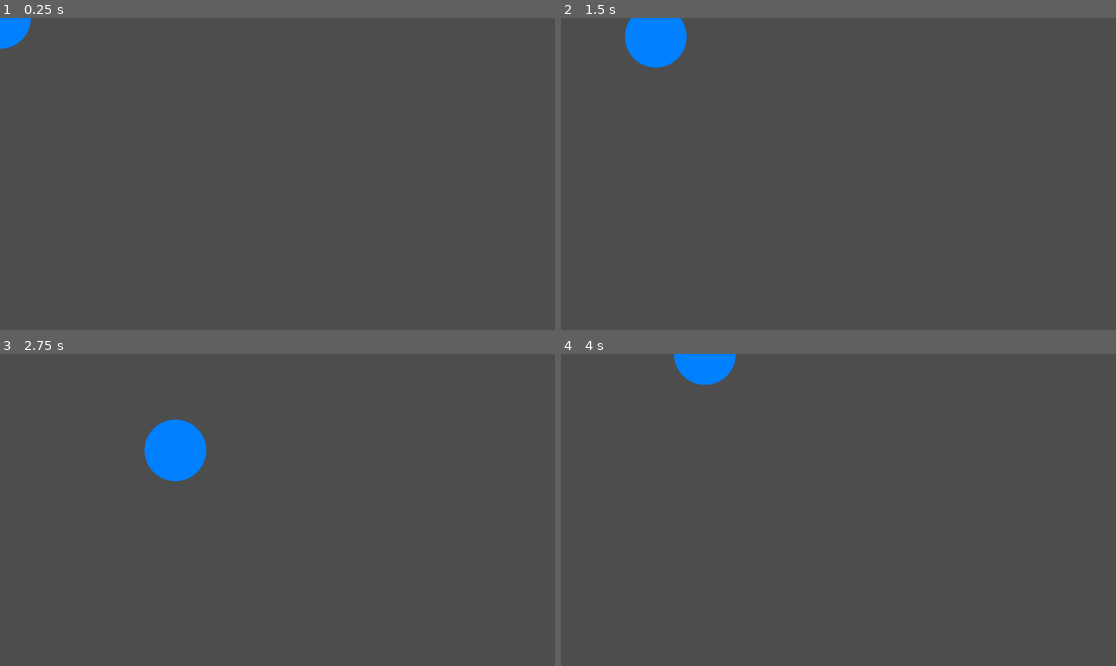
Above: before the commit, frames 1-4 (two rows, left to right).
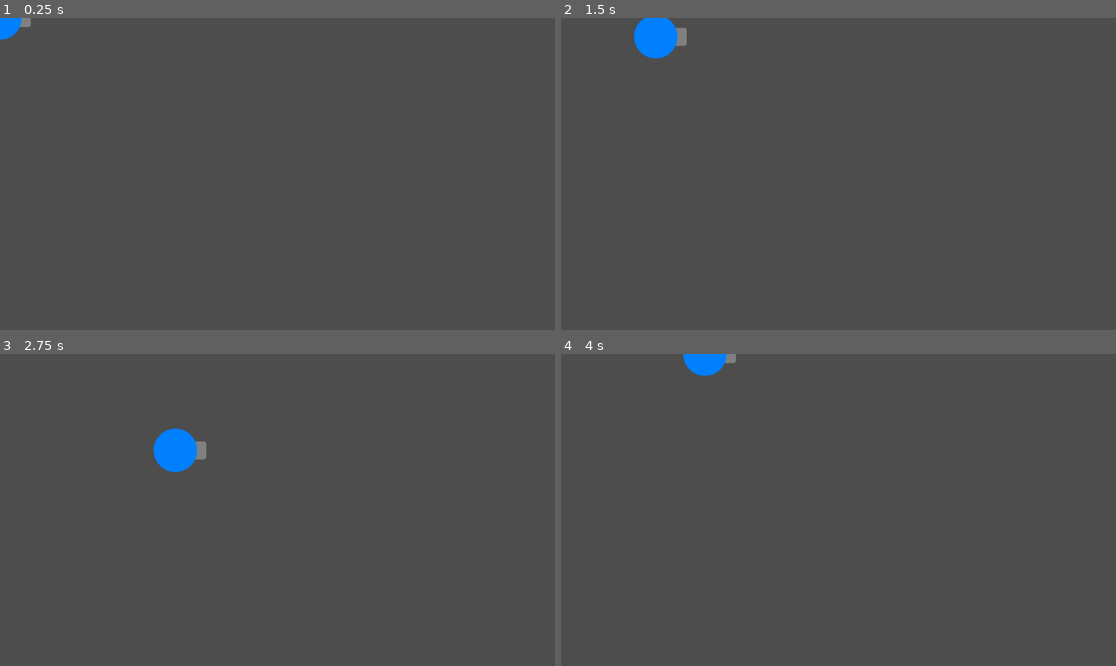
Above: after the commit, the same moments.

Repository: AkaExpress/SHMUP
Game: Godot game, scene res://Characters/player.tscn
Same seed, same stepped clock (60 frames per second), same inputs: the game is played once before the commit and once after it. The project has no main scene, so this scene is started directly.
Inputs:
- Up to frame 1 (0.25 s): no input
- Up to frame 2 (1.5 s): tap Enter at 0.5 s; hold Right (ui_right) 0.53-1.28 s; hold Down (ui_down) from 1.28 s (still down)
- Up to frame 3 (2.75 s): release Down (ui_down) at 2.03 s; hold Right (ui_right) from 2.03 s (still down)
- Up to frame 4 (4 s): release Right (ui_right) at 2.78 s; hold Up (ui_up) 2.78-3.53 s; hold Left (ui_left) from 3.53 s (still down)

The runs differ from the first frame. In frame 1, 0.2% of the frame differs, in the area x 0-6%, y 0-11%; in frame 2, 0.7%; in frame 3, 0.9%, in the area x 26-38%, y 20-41%; in frame 4, 0.5%.

Commit message:
Enemy and player sprite changes

Diff:
--- a/Characters/enemy.tscn
+++ b/Characters/enemy.tscn
@@ -1,10 +1,10 @@
-[gd_scene load_steps=4 format=3 uid="uid://c71s3g10uciq2"]
+[gd_scene load_steps=4 format=3 uid="uid://b0m4apykejoeo"]
 
 [ext_resource type="Script" path="res://Characters/player.gd" id="1_gi1tf"]
-[ext_resource type="Texture2D" uid="uid://hqbjxjktgexv" path="res://Sprites/Player.png" id="2_i4fov"]
+[ext_resource type="Texture2D" uid="uid://b5th1fg5rv358" path="res://Sprites/Enemy.png" id="2_77xql"]
 
 [sub_resource type="CircleShape2D" id="CircleShape2D_3cekh"]
-radius = 40.0125
+radius = 28.0
 
 [node name="Enemy" type="CharacterBody2D"]
 scale = Vector2(0.5, 0.5)
@@ -17,4 +17,4 @@
 [node name="Circle" type="Sprite2D" parent="."]
 position = Vector2(2.98023e-07, -2.98023e-07)
 scale = Vector2(0.3125, 0.3125)
-texture = ExtResource("2_i4fov")
+texture = ExtResource("2_77xql")
--- a/Characters/player.tscn
+++ b/Characters/player.tscn
@@ -1,10 +1,10 @@
 [gd_scene load_steps=4 format=3 uid="uid://dkffuaswur50l"]
 
 [ext_resource type="Script" path="res://Characters/player.gd" id="1_x8dur"]
-[ext_resource type="Texture2D" uid="uid://hqbjxjktgexv" path="res://Sprites/Player.png" id="2_ns8un"]
+[ext_resource type="Texture2D" uid="uid://dyaqoqsnaiyf3" path="res://Sprites/Circle.png" id="2_cr4x8"]
 
 [sub_resource type="CircleShape2D" id="CircleShape2D_3cekh"]
-radius = 40.0125
+radius = 90.0222
 
 [node name="Player" type="CharacterBody2D"]
 scale = Vector2(0.5, 0.5)
@@ -16,4 +16,4 @@
 
 [node name="Circle" type="Sprite2D" parent="."]
 position = Vector2(2.98023e-07, -2.98023e-07)
-texture = ExtResource("2_ns8un")
+texture = ExtResource("2_cr4x8")
Binary file added: Sprites/Circle.png
Not shown, added: Sprites/Circle.png.import
Binary file changed: Sprites/Enemy.png
Binary file removed: Sprites/Player.png
